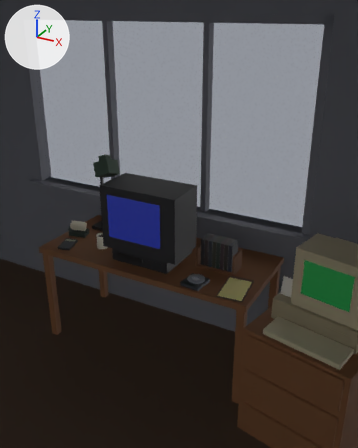
What one commit did to the glTF model src/assets/models/room.glb.
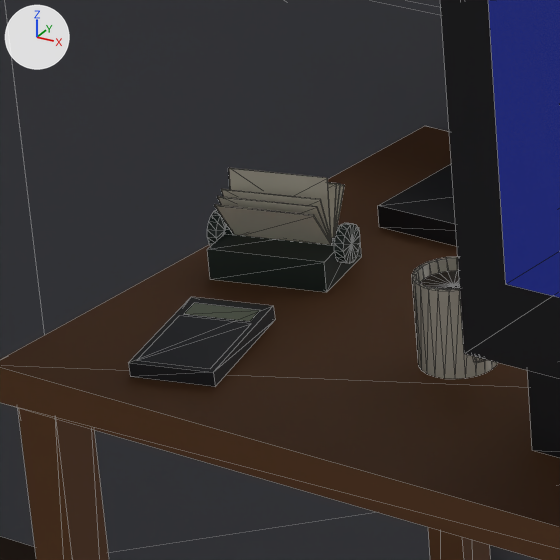
Each version appears first from a camera (50 mm lens) standing at (1.687, -2.651, 2.345) and looking at (0.089, 0.255, 0.892), and next in a close-up on the part from 11% to 33% of the width and 44% to 61% of the height. Lighting does not change. The marker at upper left points along +X, +Y and +Z. The older version's two pictures come first. The close-ups show mesh edges as thin lines. Where no turn or scale is listed for an object, it has been applied to the vertices.

The first close-up shows 'calc_display', 'calc_keys', 'calculator', 'coffee_mug', 'lamp_arm', 'rolodex', 'static_desk', 'static_room', 'tv_body', 'tv_screen', 'vcr_body' and 2 more.
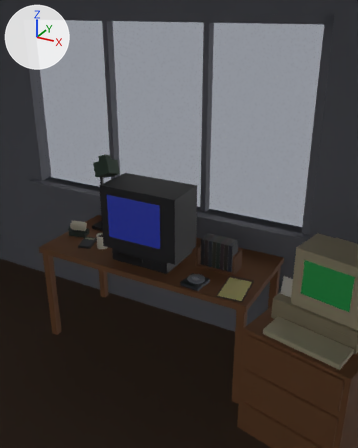
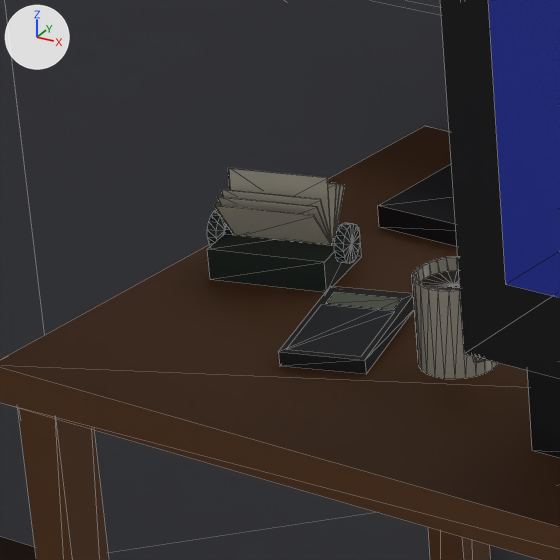
Edits to the bpy script that builds the scene:
```text
Change ob_calculator:
    ob_calculator.location: (-0.585, -0.195, 0.761) -> (-0.475, -0.105, 0.761)
```

Boxes (x1, y1, x2, y2) around the edits, measured in the close-ups (560 x 560 px):
'calculator', moved: before (128, 297, 275, 387); after (278, 286, 414, 374)
'calc_keys', moved: before (137, 316, 250, 369); after (287, 305, 394, 356)
'calc_display', moved: before (184, 303, 260, 321); after (326, 292, 402, 310)
